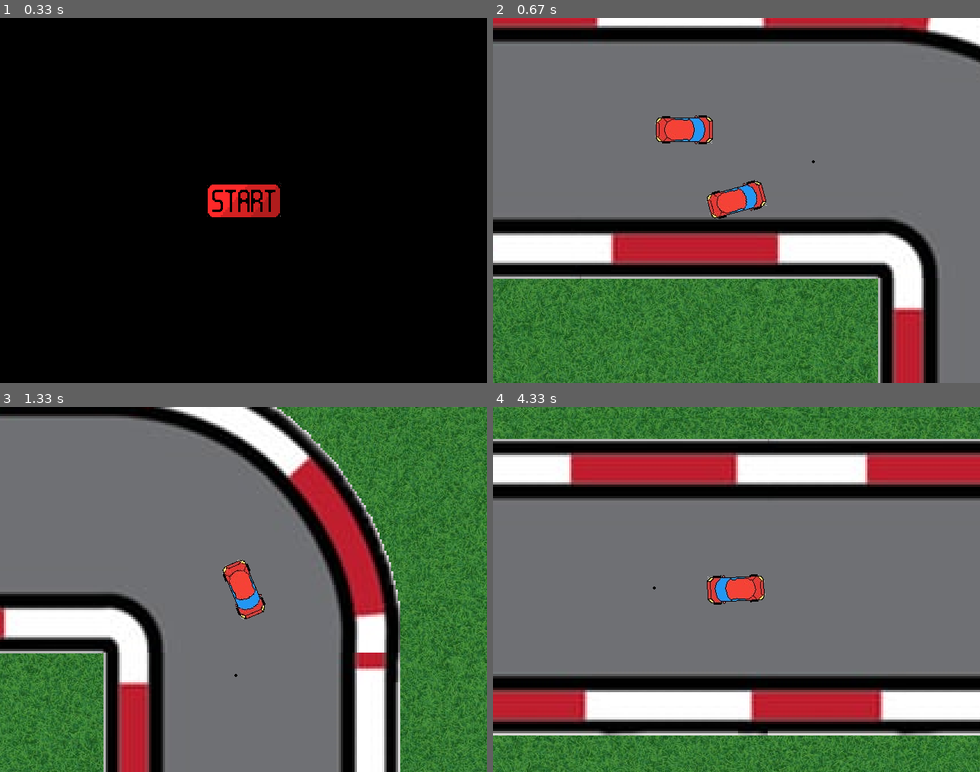
Above: before the commit, frames 1-4 (two rows, left to right).
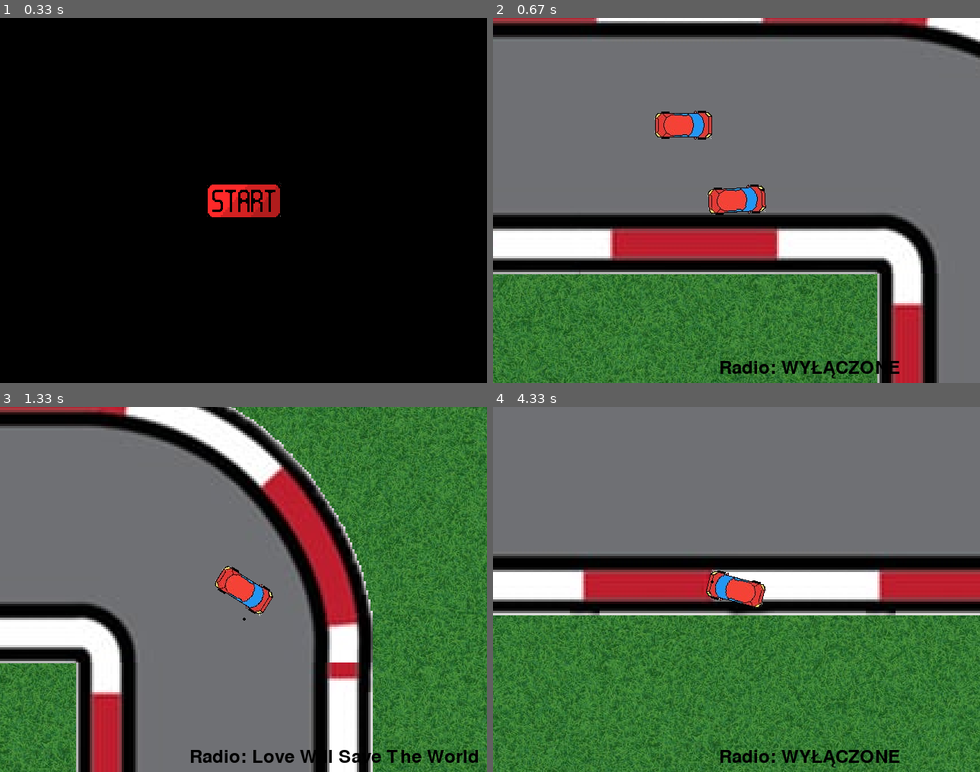
Above: after the commit, the same moments.

Repository: PiotrFurtak/Motorola
Game: pygame game, started from Main.py
The game is run twice, just before and just after one commit, with the same random seed, the same clock (stepped at 60 frames per second) and the same inputs.
Inputs (mouse positions are in pixels of both pictures, inside the frame that each line leads up to):
- Up to frame 1 (0.33 s): no input
- Up to frame 2 (0.67 s): click (736, 200) at 0.38 s
- Up to frame 3 (1.33 s): hold R 0.67-1.13 s; click (126, 593) at 1.22 s
- Up to frame 4 (4.33 s): tap R at 1.5 s

Frame 1 is identical in both runs. In frame 2, 22% of the frame differs, in the area x 0-100%, y 0-100%; in frame 3, 42%; in frame 4, 77%.

Commit message:
Działające radio

Diff:
--- a/Game.py
+++ b/Game.py
@@ -1,13 +1,16 @@
 import pygame
 import sys
+import random
 from Car import *
 from Track import *
+from math import cos, sin, radians
+from Radio import CarRadio  # Zaimportowanie klasy CarRadio
 pygame.init()
 
 class Game:
-    def __init__(self,window):
+    def __init__(self, window):
         self.running = False
-        self.WHITE = (255,255,255)
+        self.WHITE = (255, 255, 255)
         self.window = window
         self.WINDOW_WIDTH, self.WINDOW_HEIGHT = window.get_size()
         self.clock = pygame.time.Clock()
@@ -16,8 +19,8 @@
         self.point = Sprite(self.window,(0,0),pygame.image.load("imgs/point.png"),(2,2),0)
         self.pressed_keys = set()
 
-        # self.track = Sprite(self.window,(550,200),pygame.image.load("imgs/track.png"),(450,450))
-        # self.track.scale(3)
+        self.font = pygame.font.Font(None, 36)  # Czcionka do radia
+        self.radio = None  # Na początku nie ma radia
 
         # self.border = Sprite(self.window,(550,200),pygame.image.load("imgs/track-border.png"),(450,450))
         # self.border.scale(3)
@@ -28,9 +31,10 @@
             oTrack.scale(3)
         self.grass = []
         self.GRASS_IMG = pygame.image.load("imgs/grass.jpg")
-        for x in range(-2000,2001,self.GRASS_IMG.get_width()):
-            for y in range(-2000,2001,self.GRASS_IMG.get_height()):
-                self.grass.append(Sprite(self.window,(x,y),self.GRASS_IMG,(0,0)))
+        for x in range(-2000, 2001, self.GRASS_IMG.get_width()):
+            for y in range(-2000, 2001, self.GRASS_IMG.get_height()):
+                self.grass.append(Sprite(self.window, (x, y), self.GRASS_IMG, (0, 0)))
+
         self.game_loop()
 
     def handle_events(self):
@@ -39,12 +43,20 @@
                 self.running = False
             elif event.type == pygame.KEYDOWN:
                 self.pressed_keys.add(event.key)
+
+                # Przełączanie radia klawiszem R
+                if event.key == pygame.K_r:
+                    if self.radio:
+                        self.radio.toggle_radio()
+
             elif event.type == pygame.KEYUP:
                 self.pressed_keys.discard(event.key)
             elif event.type == pygame.MOUSEBUTTONDOWN:
                 values = self.find_pixel_values(self.get_real_point(event.pos))
-                if values:
-                    print(500/((abs(values[1]))**(1/2)+10)+values[0])
+                if values != None:
+                    print(values)
+                    print(500 / ((abs(values[1])) ** (1 / 2) + 10) + values[0])
+
         self.player.get_pressed_keys(self.pressed_keys)
 
     def draw(self):
@@ -58,12 +70,14 @@
 
         # Narysowanie wszystkich sprite'ów
         for oSprite in self.grass:
-            oSprite.draw(x,y)
+            oSprite.draw(x, y)
         for oSprite in self.track:
             oSprite.draw(x,y)
         self.enemy.draw(x,y)
         self.player.draw(x,y)
         self.point.draw(x,y)
+        if self.radio:
+            self.radio.draw()
 
 
     def get_real_point(self,coords):
@@ -124,31 +138,49 @@
             self.window.fill(self.WHITE)
 
             self.player.move()
-            self.player.set_loops(self.find_tile(self.player.coords))
-            if self.player.isColliding(self.enemy):
-                self.player.back()
-                self.player.drift = 100
-                self.enemy.drift = 100
+            self.enemy_move()
 
-                self.enemy.change_position(self.player.Xvelocity/5,self.player.Yvelocity/5)
+            num = random.randint(1, 1)
+            if self.radio is None:
+                self.radio = CarRadio(self.window, self.font, f"music/music{num}.mp3", self.WINDOW_WIDTH, self.WINDOW_HEIGHT)
 
-                self.player.Xvelocity += -self.player.Xvelocity/2
-                self.player.Yvelocity += -self.player.Yvelocity/2
-
-            self.enemy_move()
-            if self.enemy.isColliding(self.player):
-                self.enemy.back()
-                self.enemy.drift = 100
-                self.player.drift = 100
-
-                self.player.change_position(self.enemy.Xvelocity/5,self.enemy.Yvelocity/5)
-
-                self.enemy.Xvelocity += -self.enemy.Xvelocity/2
-                self.enemy.Yvelocity += -self.player.Yvelocity/2
-
-            # if self.player.isColliding(self.border):
-            #     self.player.velocity = -self.player.velocity
-            #     self.player.back()
             self.draw()
             pygame.display.update()
             self.clock.tick(60)
+
+    def get_real_point(self, coords):
+        x, y = coords
+        new_x = x + self.player.x - self.WINDOW_WIDTH // 2
+        new_y = y + self.player.y - self.WINDOW_HEIGHT // 2
+        return (new_x, new_y)
+
+    def find_pixel_values(self, coords):
+        for oSprite in self.track:
+            x, y = coords
+            if oSprite.x - oSprite.centre_point[0] <= x <= oSprite.x + oSprite.centre_point[0] and oSprite.y - \
+                    oSprite.centre_point[1] <= y <= oSprite.y + oSprite.centre_point[1]:
+                values = oSprite.get_pixel_values((x, y))
+                return values[0] + 1000 * oSprite.id, values[1]
+        return None
+
+    def enemy_move(self):
+        evaluated_max = -10000
+        angle_max = 0
+        coords_max = (0, 0)
+        r = 45
+        for angle in range(-45, 46, 5):
+            x = r * cos(radians(angle + self.enemy.angle)) + self.enemy.x
+            y = -r * sin(radians(angle + self.enemy.angle)) + self.enemy.y
+            values = self.find_pixel_values((x, y))
+            if values == None:
+                continue
+            evaluated = 500 / ((abs(values[1])) ** (1 / 2) + 10) + values[0]
+            if evaluated_max < evaluated:
+                evaluated_max = evaluated
+                angle_max = angle
+                coords_max = (x, y)
+        self.enemy.stear = angle_max
+        self.enemy.joystick_y = 1
+        self.enemy.joystick_x = -1
+        self.enemy.move()
+        self.point.set_position(coords_max)
--- /dev/null
+++ b/Radio.py
@@ -0,0 +1,31 @@
+import pygame
+
+music_dict = {
+        "music/music1.mp3": "Love Will Save The World"
+    }
+
+
+class CarRadio:
+
+    def __init__(self, screen, font, music_file, width, height):
+        self.screen = screen
+        self.font = font
+        self.music_file = music_file
+        self.radio_on = False
+        self.width = width  # Przechowywanie szerokości ekranu
+        self.height = height  # Przechowywanie wysokości ekranu
+        pygame.mixer.init()
+
+    def toggle_radio(self):
+        if self.radio_on:
+            pygame.mixer.music.stop()
+            self.radio_on = False
+        else:
+            pygame.mixer.music.load(self.music_file)
+            pygame.mixer.music.play(-1)  # Odtwarzanie w pętli
+            self.radio_on = True
+
+    def draw(self):
+        status_text = f"Radio: {music_dict[self.music_file]}" if self.radio_on else "Radio: WYŁĄCZONE"
+        text = self.font.render(status_text, True, (0, 0, 0))
+        self.screen.blit(text, (self.width // 1.7 - text.get_width() // 3, self.height // 1.07))
Not shown, added: music/music1.mp3
